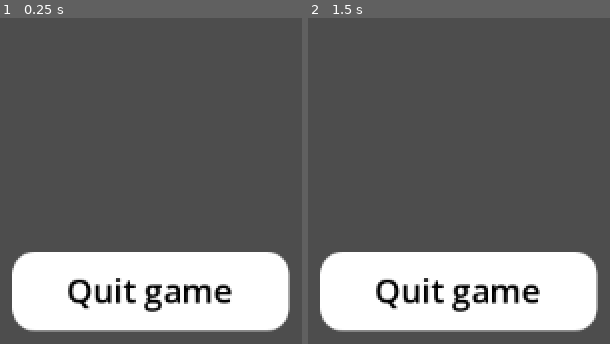
Above: before the commit, frames 1-2 (left to right).
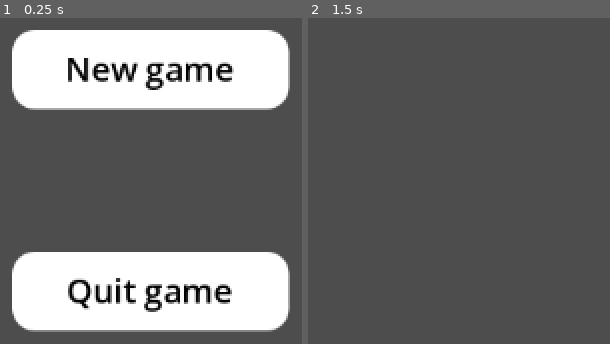
Above: after the commit, the same moments.

Repository: domasbaliunas/frontline
Game: Godot game, scene res://main_menu.tscn
Same seed, same stepped clock (60 frames per second), same inputs: the game is played once before the commit and once after it. The project has no main scene, so this scene is started directly.
Inputs (mouse positions are in pixels of both pictures, inside the frame that each line leads up to):
- Up to frame 1 (0.25 s): no input
- Up to frame 2 (1.5 s): click (459, 70) at 0.5 s, where only the run after the commit has a clickable "New game"; tap Enter at 1.25 s

The runs differ from the first frame. In frame 1, 22% of the frame differs, in the area x 3-97%, y 3-29%; in frame 2, 22%, in the area x 3-97%, y 71-97%.

Commit message:
NewGameBut

Diff:
--- /dev/null
+++ b/Game.tscn
@@ -0,0 +1,3 @@
+[gd_scene format=3 uid="uid://bfk8wbdn5lpvn"]
+
+[node name="Game" type="Node2D" unique_id=225877384]
--- a/main_menu.gd
+++ b/main_menu.gd
@@ -13,3 +13,7 @@
 
 func _on_quit_button_pressed() -> void:
 	get_tree().quit()
+
+
+func _on_new_game_button_pressed() -> void:
+	get_tree().change_scene_to_file("res://Game.tscn")
--- a/main_menu.tscn
+++ b/main_menu.tscn
@@ -51,4 +51,29 @@
 theme_override_styles/focus = SubResource("StyleBoxEmpty_rhts7")
 text = "Quit game"
 
+[node name="NewGameButton" type="Button" parent="." unique_id=393129009]
+layout_mode = 1
+anchors_preset = 8
+anchor_left = 0.5
+anchor_top = 0.5
+anchor_right = 0.5
+anchor_bottom = 0.5
+offset_left = -100.0
+offset_top = -44.0
+offset_right = 99.5
+offset_bottom = 13.0
+grow_horizontal = 2
+grow_vertical = 2
+theme_override_colors/font_color = Color(0, 0, 0, 1)
+theme_override_colors/font_focus_color = Color(0, 0, 0, 1)
+theme_override_colors/font_pressed_color = Color(0, 0, 0, 1)
+theme_override_colors/font_hover_color = Color(0, 0, 0, 1)
+theme_override_font_sizes/font_size = 24
+theme_override_styles/normal = SubResource("StyleBoxFlat_rhts7")
+theme_override_styles/pressed = SubResource("StyleBoxFlat_rhts7")
+theme_override_styles/hover = SubResource("StyleBoxFlat_06t4h")
+theme_override_styles/focus = SubResource("StyleBoxEmpty_rhts7")
+text = "New game"
+
 [connection signal="pressed" from="QuitButton" to="." method="_on_quit_button_pressed"]
+[connection signal="pressed" from="NewGameButton" to="." method="_on_new_game_button_pressed"]
Not shown: 1 places in main_menu.tscn that only renumber resources
